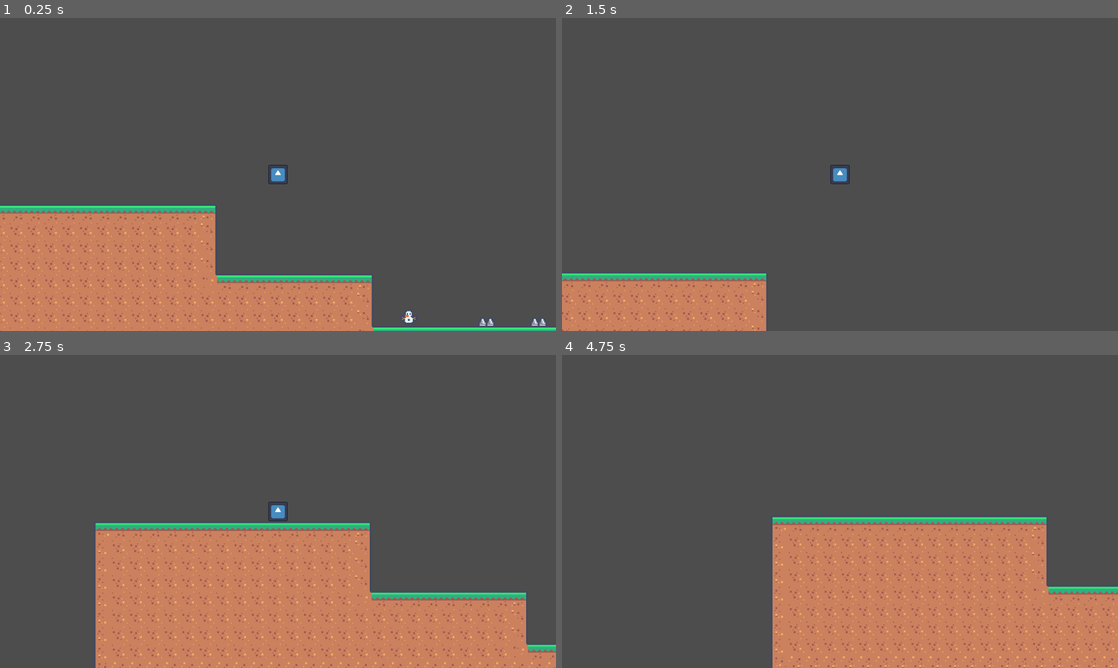
Above: before the commit, frames 1-4 (two rows, left to right).
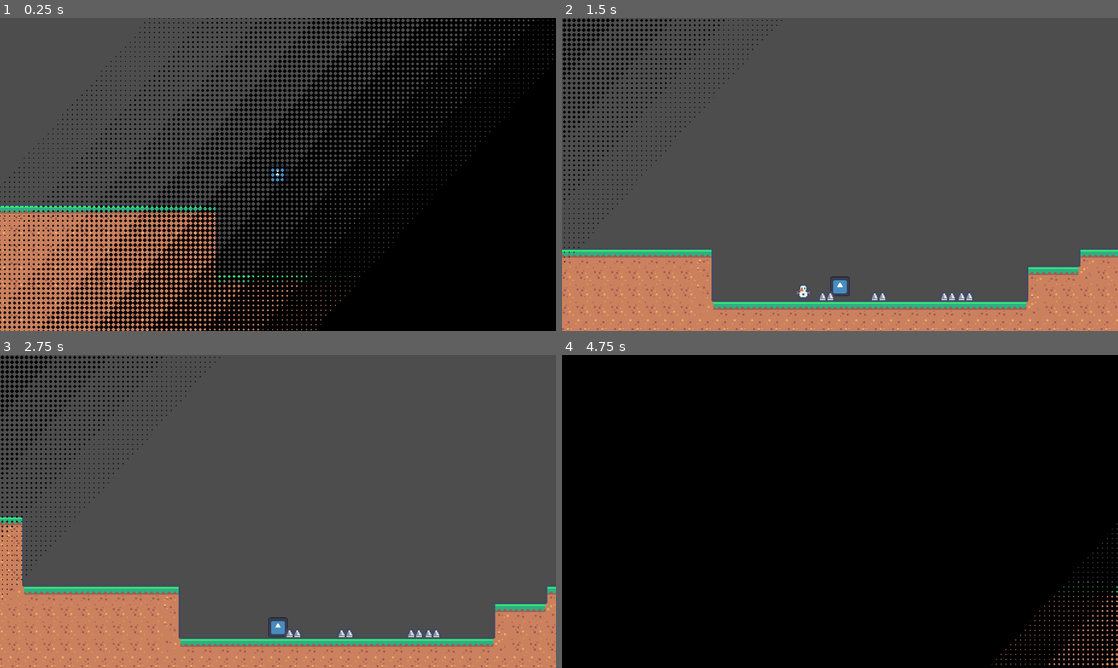
Above: after the commit, the same moments.

Repository: ThatMysticShadow/Plug-n-Play-F24
Game: Godot game, scene res://base/game/level/test_environment.tscn
Same seed, same stepped clock (60 frames per second), same inputs: the game is played once before the commit and once after it. The project has no main scene, so this scene is started directly. The engine's default icon, where the game draws it, is replaced by a stand-in: a white triangle on a blue panel in a dark square.
Inputs:
- Up to frame 1 (0.25 s): no input
- Up to frame 2 (1.5 s): hold D (player_right) from 0.53 s (still down); tap Space (player_jump) at 0.77 s
- Up to frame 3 (2.75 s): tap Space (player_jump) at 1.52 s; release D (player_right) at 2.03 s; hold A (player_left) from 2.03 s (still down)
- Up to frame 4 (4.75 s): release A (player_left) at 2.78 s; hold D (player_right) 2.78-4.28 s; tap Space (player_jump) at 3.02, 3.77, 4.52 s; hold A (player_left) from 4.28 s (still down)

The runs differ from the first frame. In frame 1, 61% of the frame differs, in the area x 0-100%, y 0-100%; in frame 2, 15%; in frame 3, 31%; in frame 4, 100%.

Commit message:
Added death transition

Diff:
--- /dev/null
+++ b/base/assets/shaders/diamond_sweep.gdshader
@@ -0,0 +1,25 @@
+shader_type canvas_item;
+
+uniform float progress: hint_range(0.0, 2.0);
+uniform float size = 40.0;
+
+
+void fragment() {
+	// Called for every pixel the material is visible on.
+	float x = abs(fract(FRAGCOORD.x / size) - 0.5);
+	float y = abs(fract(FRAGCOORD.y / size) - 0.5);
+	if (progress <= 1.0) {
+		if (x + y + UV.x + 0.5 * UV.y > progress * 2.5) {
+			discard;
+		}
+	} else {
+		if (x + y + UV.x + 0.5 * UV.y < (progress - 1.0) * 2.5) {
+			discard;
+		}
+	}
+}
+
+//void light() {
+	// Called for every pixel for every light affecting the CanvasItem.
+	// Uncomment to replace the default light processing function with this one.
+//}
--- a/base/game/level/hazards/enemies/basic enemies/legally_distinct_enemy.tscn
+++ b/base/game/level/hazards/enemies/basic enemies/legally_distinct_enemy.tscn
@@ -1,7 +1,7 @@
 [gd_scene load_steps=10 format=3 uid="uid://y44bnrolxlle"]
 
 [ext_resource type="Script" path="res://base/game/level/hazards/enemies/basic enemies/walking_enemy.gd" id="1_p12eu"]
-[ext_resource type="Texture2D" uid="uid://idiuh5cvdvnn" path="res://base/assets/tilemap.png" id="2_1u1sd"]
+[ext_resource type="Texture2D" uid="uid://idiuh5cvdvnn" path="res://base/assets/tilesheets/tilemap.png" id="2_1u1sd"]
 [ext_resource type="Script" path="res://base/game/level/hazards/enemies/enemy_hitbox.gd" id="3_lfxad"]
 [ext_resource type="Script" path="res://base/game/level/hazards/enemies/enemy_one_way_hitbox.gd" id="4_o6opj"]
 
--- a/base/game/level/hazards/tiles/spike.tscn
+++ b/base/game/level/hazards/tiles/spike.tscn
@@ -1,7 +1,7 @@
 [gd_scene load_steps=5 format=3 uid="uid://bl3agpu5ucmfe"]
 
 [ext_resource type="Script" path="res://base/game/level/hazards/tiles/hazard_tile.gd" id="1_06m7x"]
-[ext_resource type="Texture2D" uid="uid://idiuh5cvdvnn" path="res://base/assets/tilemap.png" id="1_v87lg"]
+[ext_resource type="Texture2D" uid="uid://idiuh5cvdvnn" path="res://base/assets/tilesheets/tilemap.png" id="1_v87lg"]
 
 [sub_resource type="AtlasTexture" id="AtlasTexture_lme01"]
 atlas = ExtResource("1_v87lg")
--- a/base/game/level/test_environment.tscn
+++ b/base/game/level/test_environment.tscn
@@ -1,5 +1,6 @@
-[gd_scene load_steps=7 format=4 uid="uid://dl58qldrbrnkn"]
+[gd_scene load_steps=8 format=4 uid="uid://dl58qldrbrnkn"]
 
+[ext_resource type="Script" path="res://base/game/system/level.gd" id="1_gk2hi"]
 [ext_resource type="PackedScene" uid="uid://xb5i5ynpctpq" path="res://base/game/player/player.tscn" id="1_uj18h"]
 [ext_resource type="PackedScene" uid="uid://bipl7yj7vdf1m" path="res://base/game/level/level_end_marker.tscn" id="2_ae8rh"]
 [ext_resource type="TileSet" uid="uid://bfn4lqenq81v" path="res://base/game/level/tilesets/kenney_tileset.tres" id="3_00ld1"]
@@ -10,6 +11,7 @@
 size = Vector2(1172, 20)
 
 [node name="TestEnvironment" type="Node2D"]
+script = ExtResource("1_gk2hi")
 
 [node name="StaticBody2D" type="StaticBody2D" parent="."]
 collision_layer = 2
--- a/base/game/level/tilesets/kenney_tileset.tres
+++ b/base/game/level/tilesets/kenney_tileset.tres
@@ -1,6 +1,6 @@
 [gd_resource type="TileSet" load_steps=5 format=3 uid="uid://bfn4lqenq81v"]
 
-[ext_resource type="Texture2D" uid="uid://idiuh5cvdvnn" path="res://base/assets/tilemap.png" id="1_nbhgw"]
+[ext_resource type="Texture2D" uid="uid://idiuh5cvdvnn" path="res://base/assets/tilesheets/tilemap.png" id="1_nbhgw"]
 [ext_resource type="PackedScene" uid="uid://bl3agpu5ucmfe" path="res://base/game/level/hazards/tiles/spike.tscn" id="2_s2xj4"]
 
 [sub_resource type="TileSetAtlasSource" id="TileSetAtlasSource_0wtvv"]
--- a/base/game/level/tilesets/kenney_tileset_compilation.tres
+++ b/base/game/level/tilesets/kenney_tileset_compilation.tres
@@ -1,6 +1,6 @@
 [gd_resource type="TileSet" load_steps=3 format=3 uid="uid://b7temyiqwjg58"]
 
-[ext_resource type="Texture2D" uid="uid://c2r6tbugyj2r" path="res://base/assets/ground_tilemap.png" id="1_bilit"]
+[ext_resource type="Texture2D" uid="uid://c2r6tbugyj2r" path="res://base/assets/tilesheets/ground_tilemap.png" id="1_bilit"]
 
 [sub_resource type="TileSetAtlasSource" id="TileSetAtlasSource_1yibq"]
 texture = ExtResource("1_bilit")
--- /dev/null
+++ b/base/game/system/level.gd
@@ -0,0 +1,8 @@
+extends Node2D
+## Right now this is purely for transition purposes. DO NOT modify this class and your base node
+## should be of type Level.
+class_name Level
+
+# Called when the node enters the scene tree for the first time.
+func _ready():
+	level_loader._on_scene_loaded()
--- a/base/game/system/level_loader.gd
+++ b/base/game/system/level_loader.gd
@@ -5,11 +5,24 @@
 ## and at the end of the default kill screen animation.
 class_name LevelLoader
 
+@onready var animation_player: AnimationPlayer = $AnimationPlayer
+
 ## Call this function to reload the scene
 func reload_level() -> void:
-	var _reload = get_tree().reload_current_scene()
+	get_tree().paused = true
+	animation_player.play("CLOSE")
 
 
 ## Method stub for me to implement later when stringing all the levels together
 func load_level(level: PackedScene) -> void:
 	pass
+
+
+func _on_animation_finished(anim_name):
+	if anim_name == "CLOSE":
+		var _reload = get_tree().reload_current_scene()
+
+
+func _on_scene_loaded():
+	get_tree().paused = false
+	animation_player.play("OPEN")
--- /dev/null
+++ b/base/game/system/level_loader.tscn
@@ -0,0 +1,83 @@
+[gd_scene load_steps=8 format=3 uid="uid://dajyvpt4404ft"]
+
+[ext_resource type="Script" path="res://base/game/system/level_loader.gd" id="1_uvpqj"]
+[ext_resource type="Shader" path="res://base/assets/shaders/diamond_sweep.gdshader" id="2_4icfv"]
+
+[sub_resource type="ShaderMaterial" id="ShaderMaterial_v61qb"]
+shader = ExtResource("2_4icfv")
+shader_parameter/progress = 0.0
+shader_parameter/size = 10.0
+
+[sub_resource type="Animation" id="Animation_1ch6n"]
+resource_name = "CLOSE"
+length = 0.5
+tracks/0/type = "value"
+tracks/0/imported = false
+tracks/0/enabled = true
+tracks/0/path = NodePath("Sweep:material:shader_parameter/progress")
+tracks/0/interp = 1
+tracks/0/loop_wrap = true
+tracks/0/keys = {
+"times": PackedFloat32Array(0, 0.5),
+"transitions": PackedFloat32Array(1, 1),
+"update": 0,
+"values": [0.0, 1.0]
+}
+
+[sub_resource type="Animation" id="Animation_kuom1"]
+length = 0.001
+tracks/0/type = "value"
+tracks/0/imported = false
+tracks/0/enabled = true
+tracks/0/path = NodePath("Sweep:material:shader_parameter/progress")
+tracks/0/interp = 1
+tracks/0/loop_wrap = true
+tracks/0/keys = {
+"times": PackedFloat32Array(0),
+"transitions": PackedFloat32Array(1),
+"update": 0,
+"values": [0.0]
+}
+
+[sub_resource type="Animation" id="Animation_slfxu"]
+resource_name = "OPEN"
+length = 0.5
+tracks/0/type = "value"
+tracks/0/imported = false
+tracks/0/enabled = true
+tracks/0/path = NodePath("Sweep:material:shader_parameter/progress")
+tracks/0/interp = 1
+tracks/0/loop_wrap = true
+tracks/0/keys = {
+"times": PackedFloat32Array(0, 0.5),
+"transitions": PackedFloat32Array(1, 1),
+"update": 0,
+"values": [1.0, 2.0]
+}
+
+[sub_resource type="AnimationLibrary" id="AnimationLibrary_ras5j"]
+_data = {
+"CLOSE": SubResource("Animation_1ch6n"),
+"OPEN": SubResource("Animation_slfxu"),
+"RESET": SubResource("Animation_kuom1")
+}
+
+[node name="LevelLoader" type="CanvasLayer"]
+process_mode = 3
+script = ExtResource("1_uvpqj")
+
+[node name="Sweep" type="ColorRect" parent="."]
+material = SubResource("ShaderMaterial_v61qb")
+anchors_preset = 15
+anchor_right = 1.0
+anchor_bottom = 1.0
+grow_horizontal = 2
+grow_vertical = 2
+color = Color(0, 0, 0, 1)
+
+[node name="AnimationPlayer" type="AnimationPlayer" parent="."]
+libraries = {
+"": SubResource("AnimationLibrary_ras5j")
+}
+
+[connection signal="animation_finished" from="AnimationPlayer" to="." method="_on_animation_finished"]
--- /dev/null
+++ b/base/game/system/sound_effect.tscn
@@ -0,0 +1,3 @@
+[gd_scene format=3 uid="uid://y1pa7n0bldy3"]
+
+[node name="SoundEffect" type="AudioStreamPlayer2D"]
--- /dev/null
+++ b/base/game/system/sound_player.gd
@@ -0,0 +1,15 @@
+extends Node
+## A singleton class designed for the playing of sounds
+class_name SoundPlayer
+
+@onready var sound_player = preload("res://base/game/system/sound_effect.tscn")
+
+func play_sound(clip: AudioStream, position: Vector2):
+	var player: AudioStreamPlayer2D = sound_player.instantiate()
+	player.position = position
+	player.stream = clip
+	player.finished.connect(_on_effect_finished)
+
+
+func _on_effect_finished(player: AudioStreamPlayer2D):
+	player.queue_free()
--- /dev/null
+++ b/base/game/system/sound_player.tscn
@@ -0,0 +1,6 @@
+[gd_scene load_steps=2 format=3 uid="uid://dd2kg605ay01i"]
+
+[ext_resource type="Script" path="res://base/game/system/sound_player.gd" id="1_w7ell"]
+
+[node name="SoundPlayer" type="Node2D"]
+script = ExtResource("1_w7ell")
--- a/project.godot
+++ b/project.godot
@@ -16,7 +16,7 @@
 
 [autoload]
 
-level_loader="*res://base/game/system/level_loader.gd"
+level_loader="*res://base/game/system/level_loader.tscn"
 
 [display]
 
Renamed: base/assets/ground_tilemap.png -> base/assets/tilesheets/ground_tilemap.png
Not shown, changed: base/assets/tilesheets/ground_tilemap.png.import
Renamed: base/assets/tilemap.png -> base/assets/tilesheets/tilemap.png
Not shown, changed: base/assets/tilesheets/tilemap.png.import
